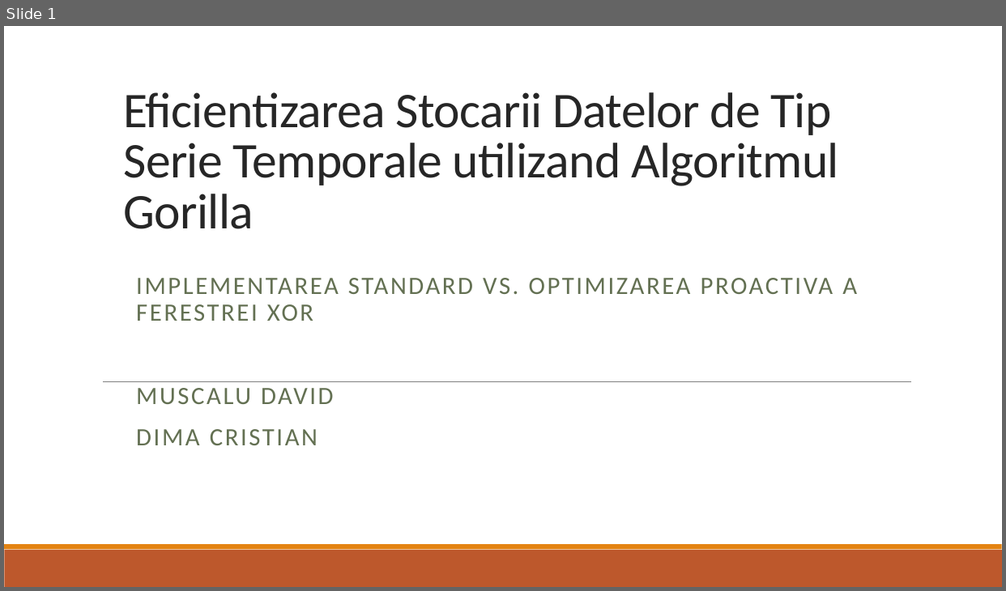
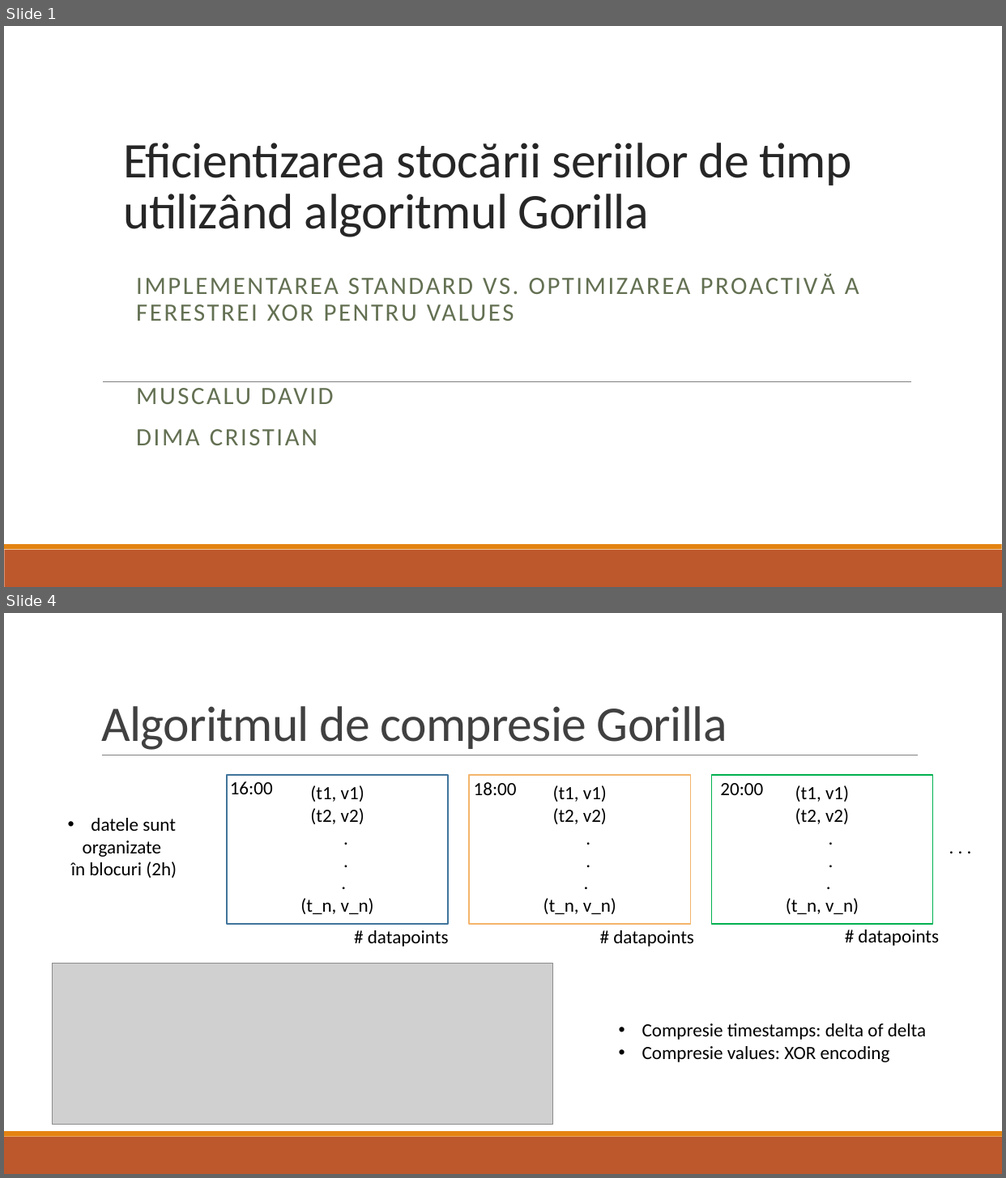
Before and after one commit to dimacul/PROIECT_PROCESAREA_SEMNALELOR, a slide deck: Eficientizarea Stocarii Datelor de Tip Serie Temporale utilizand.pptx. Shown one above the other, each under a label of ours: slide 1 before the commit, slides 1 and 4 after it; the slides between them are not shown. The pictures are 1006x591 and 1006x1178 pixels, drawn with LibreOffice and Linux fonts; fonts in the diff are those of the drawing; grey boxes stand for pictures. Boxes give left, top, right and bottom in pixels: in the first picture for what was removed or moved away, otherwise in the second. Text is boxed around its words. In the diff, an @@ line names an element or a change of style, - is before the commit and + after.

```diff
--- a/Eficientizarea Stocarii Datelor de Tip Serie Temporale utilizand.pptx
+++ b/Eficientizarea Stocarii Datelor de Tip Serie Temporale utilizand.pptx
@@ slide 4 added at (x1=4, y1=613, x2=1002, y2=1174), background #FFFFFF; not listed: 2 template elements that a slide beside it also shows @@
@@ title added at (x1=101, y1=706, x2=727, y2=750), 48 pt, text #404040 @@
+Algoritmul de compresie Gorilla
@@ line added from (102, 756) to (918, 756), #808080 0.5 pt @@
@@ rectangle added at (x1=227, y1=775, x2=449, y2=924), fill #FFFFFF, outline #40749B 1.25 pt @@
@@ text added at (x1=230, y1=781, x2=273, y2=794), 18 pt, text #000000 @@
+16:00
@@ rectangle added at (x1=469, y1=775, x2=691, y2=924), fill #FFFFFF, outline #F3B56C 1.25 pt @@
@@ text added at (x1=474, y1=782, x2=517, y2=795), 18 pt, text #000000 @@
+18:00
@@ rectangle added at (x1=711, y1=775, x2=933, y2=924), fill #FFFFFF, outline #00B050 1.25 pt @@
@@ text added at (x1=300, y1=786, x2=374, y2=914), 18 pt, text #000000 @@
+(t1, v1)
+(t2, v2)
+.
+.
+.
+(t_n, v_n)
@@ text added at (x1=543, y1=786, x2=616, y2=914), 18 pt, text #000000 @@
+(t1, v1)
+(t2, v2)
+.
+.
+.
+(t_n, v_n)
@@ text added at (x1=720, y1=783, x2=763, y2=795), 18 pt, text #000000 @@
+20:00
@@ text added at (x1=786, y1=786, x2=859, y2=914), 18 pt, text #000000 @@
+(t1, v1)
+(t2, v2)
+.
+.
+.
+(t_n, v_n)
@@ text added at (x1=71, y1=818, x2=177, y2=878), 18 pt, text #000000 @@
+• datele sunt
+organizate
+în blocuri (2h)
@@ text added at (x1=942, y1=832, x2=993, y2=862), 18 pt, text #000000 @@
+. . .
@@ text added at (x1=368, y1=931, x2=449, y2=947), 18 pt, text #000000 @@
+# datapoints
@@ text added at (x1=613, y1=931, x2=694, y2=947), 18 pt, text #000000 @@
+# datapoints
@@ text added at (x1=858, y1=930, x2=939, y2=946), 18 pt, text #000000 @@
+# datapoints
@@ picture added at (x1=53, y1=964, x2=553, y2=1124) @@
@@ text added at (x1=642, y1=1024, x2=926, y2=1063), 18 pt, text #000000 @@
+• Compresie timestamps: delta of delta
+• Compresie values: XOR encoding
@@ slide 1 changed as well @@
@@ title at (x1=123, y1=143, x2=851, y2=237): text changed @@
-Eficientizarea Stocarii Datelor de Tip Serie Temporale utilizand Algoritmul Gorilla
+Eficientizarea stocării seriilor de timp utilizând algoritmul Gorilla
@@ subtitle at (x1=136, y1=278, x2=859, y2=321): text changed @@
-IMPLEMENTAREA STANDARD VS. OPTIMIZAREA PROACTIVA A FERESTREI XOR
+IMPLEMENTAREA STANDARD VS. OPTIMIZAREA PROACTIVĂ A FERESTREI XOR PENTRU VALUES
```
Also in this commit, not shown: 21 other slides added, 8 slides removed, 6 other files.
